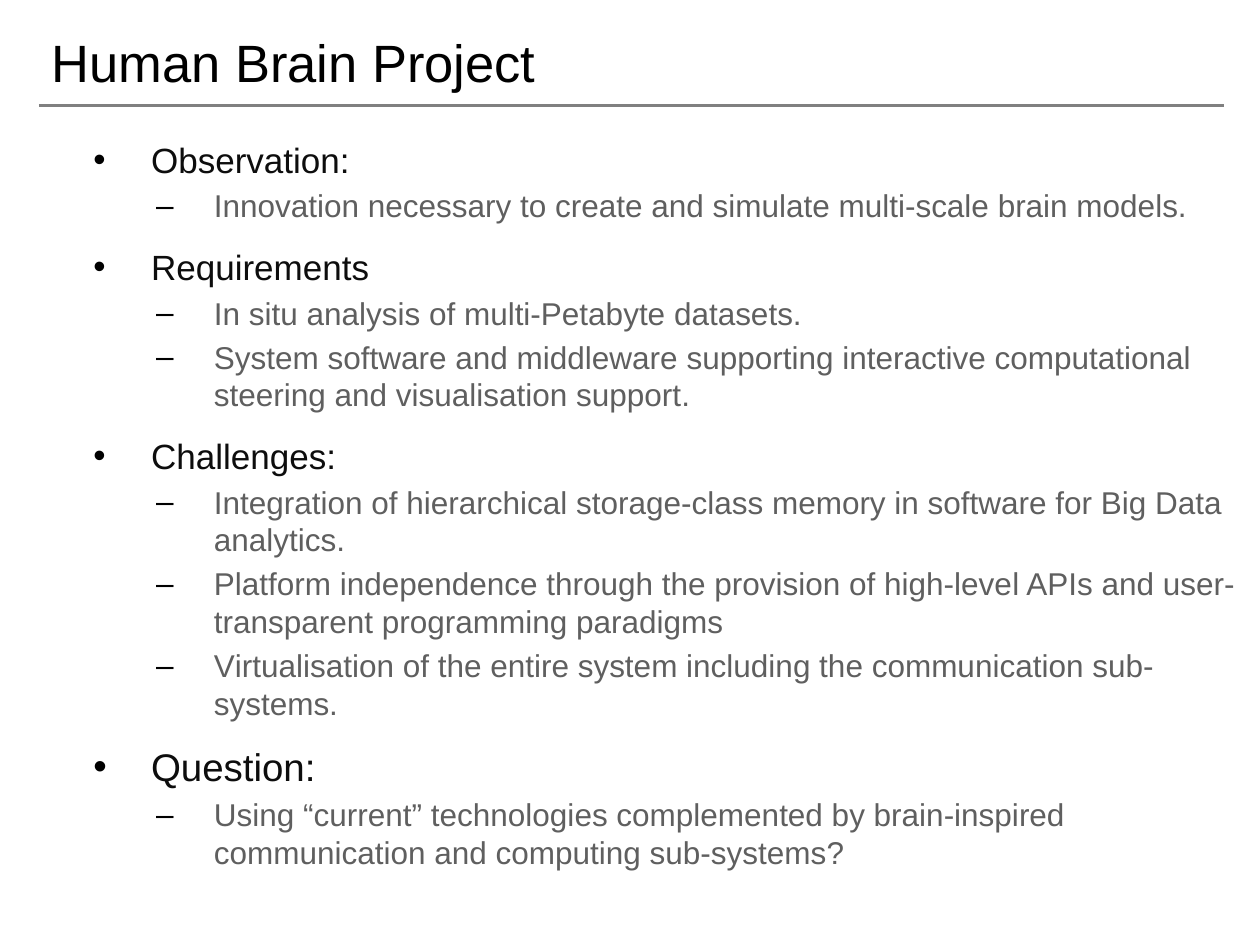
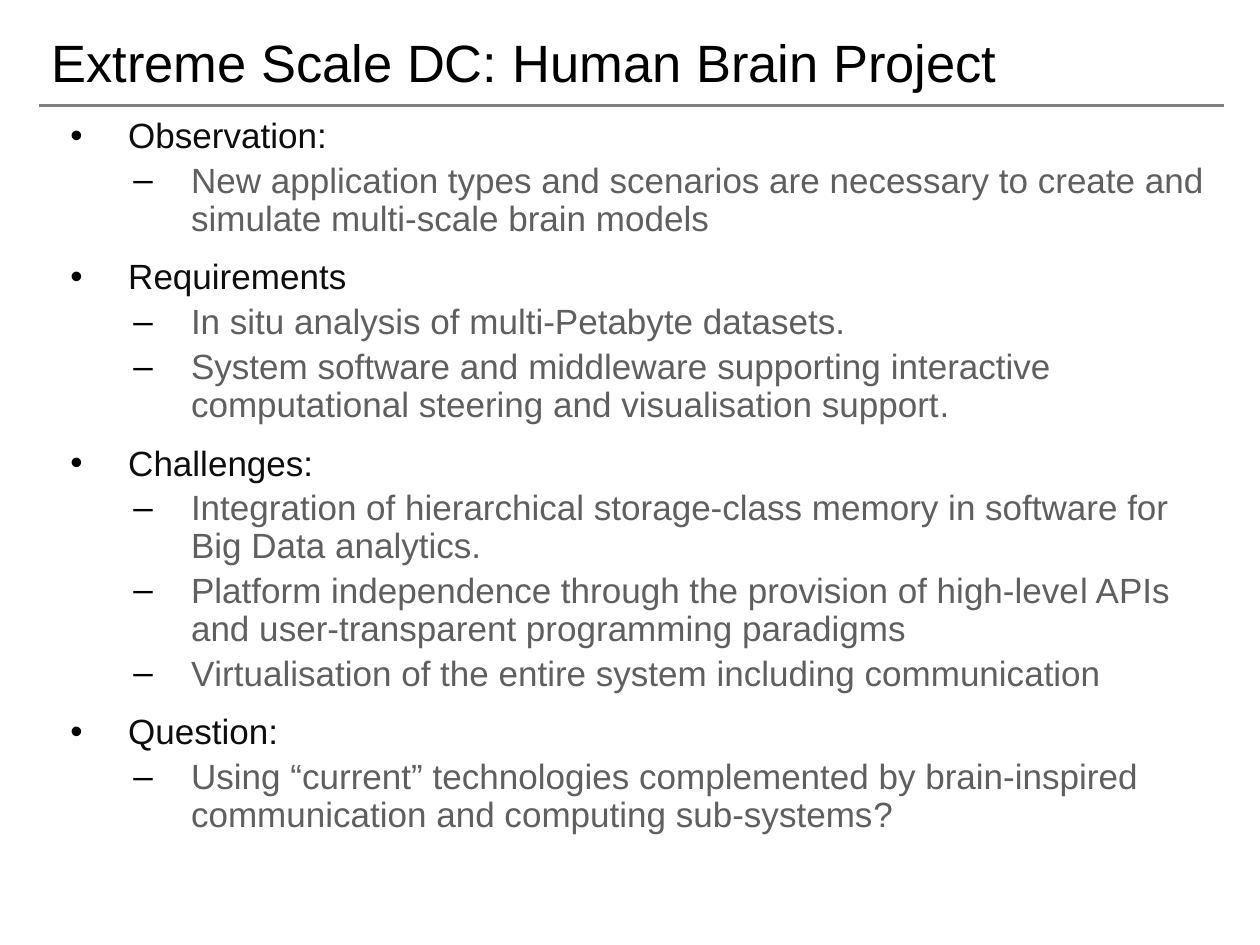
Before and after one commit to saga-project/presentations, a slide deck: slide 8 of radical-magic.pptx. Drawn at 1260x945 pixels with LibreOffice and Linux fonts; fonts in the diff are those of the drawing; background and template pictures are left out. Boxes give left, top, right and bottom in pixels: in the first picture for what was removed or moved away, otherwise in the second. Text is boxed around its words. In the diff, an @@ line names an element or a change of style, - is before the commit and + after.

```diff
--- a/radical-magic.pptx
+++ b/radical-magic.pptx
@@ title at (51,44,996,93): text changed @@
-Human Brain Project
+Extreme Scale DC: Human Brain Project
@@ text "Observation:": place and size @@
-text "Observation:" at (151,147,1235,870)
+text "Observation:" at (128,122,1203,834)
@@ text at (128,122,1170,834): size 18 to 20 pt in "In situ analysis of multi-Petabyte datasets.", "System software and middleware supporting interactive comput ...", "Integration of hierarchical storage-class memory in software ...", "Platform independence through the provision of high-level ..." and 1 more places; size 22 to 20 pt in "Question:"; line spacing 1 to 0.9 @@
@@ text at (191,167,1203,232): text changed; size 18 to 20 pt @@
-  – Innovation necessary to create and simulate multi-scale brain models.
+  – New application types and scenarios are necessary to create and simulate multi-scale brain models
@@ text at (191,660,1101,692): text changed; size 18 to 20 pt @@
-  – Virtualisation of the entire system including the communication sub-systems.
+  – Virtualisation of the entire system including communication
```
Also in this commit, not shown: 13 other slides changed, 1 slide added.
